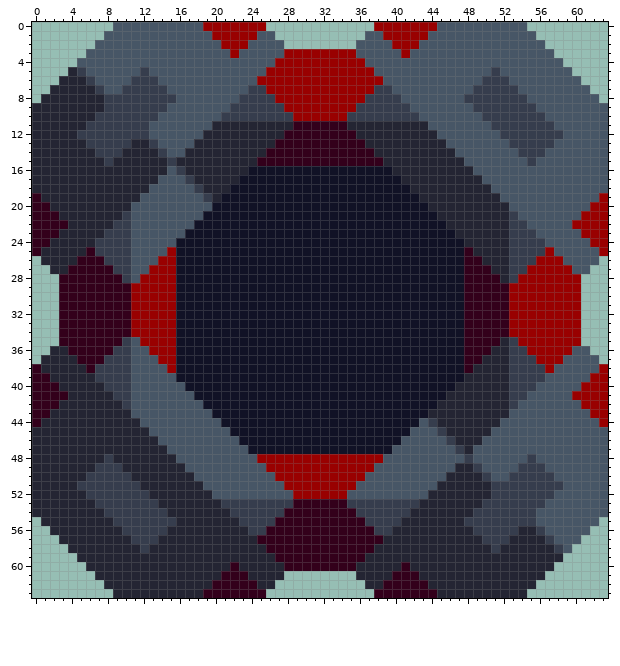
One commit to this pixel-art sprite: sprites/blocks/drills/BLOOD EXTRACTOR/biotic-zlo-production-blood-extractor.png. Above is the file before it was changed.
The file is 64x64 pixels.
New version:
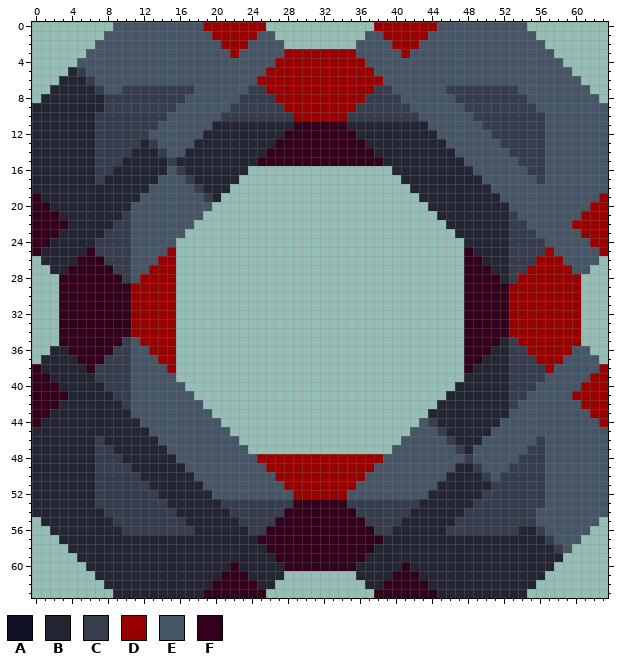
Palette (. is transparent): A #111226  B #242533  C #363d4d  D #990000  E #475666  F #33001b
Diff:
Colour C gives way to colour B in row 11 at x 6; in row 12 at x 5 to 6; in row 13 at x 6; in row 50 at x 6; in row 51 at x 5 to 6; in row 52 at x 6.
Colour C gives way to colour B in row 57 at x 11 to 13 and 50 to 52; in row 58 at x 12 and 51.
Colour B gives way to colour C in row 13 at x 11; in row 14 at x 10; in row 15 at x 7 and 9; in row 16 at x 7 to 8; in row 17 at x 7; in row 46 at x 7.
Colour B gives way to colour C in row 47 at x 7 to 8; in row 48 at x 7 and 9; in row 49 at x 10; in row 50 at x 11; in row 51 at x 12; in row 52 at x 13 and 50.
Colour B gives way to colour C in row 53 at x 14 and 49; in row 54 at x 15 and 48; in row 55 at x 16 and 47; in row 56 at x 15 to 17 and 46 to 48.
Colour E gives way to colour C in row 7 at x 15 to 17 and 46 to 48; in row 8 at x 16 and 47; in row 9 at x 15 and 48; in row 10 at x 14 and 49; in row 11 at x 13 and 50; in row 12 at x 51.
Colour E gives way to colour C in row 13 at x 52; in row 14 at x 53; in row 15 at x 54 and 56; in row 16 at x 55 to 56; in row 17 at x 56; in row 46 at x 56.
Colour E gives way to colour C in row 47 at x 55 to 56; in row 48 at x 54 and 56; in row 49 at x 53; in row 50 at x 52.
Colour C gives way to colour E in row 5 at x 12 and 51; in row 6 at x 11 to 13 and 50 to 52; in row 11 at x 57; in row 12 at x 57 to 58; in row 13 at x 57; in row 50 at x 57.
Colour C gives way to colour E in row 51 at x 57 to 58; in row 52 at x 57.
Colour A is gone in row 16 at x 24 to 39; in row 17 at x 23 to 40; in row 18 at x 22 to 41; in row 19 at x 21 to 42; in row 20 at x 20 to 43; in row 21 at x 19 to 44.
Colour A is gone in row 22 at x 18 to 45; in row 23 at x 17 to 46; in rows 24 to 39 at x 16 to 47; in row 40 at x 17 to 46; in row 41 at x 18 to 45; in row 42 at x 19 to 44.
Colour A is gone in row 43 at x 20 to 43; in row 44 at x 21 to 42; in row 45 at x 22 to 41; in row 46 at x 23 to 40; in row 47 at x 24 to 39.
Where, in picture pixels (left, top, right, bottom), the same in both pictures:
changed: (77, 67, 563, 553)
